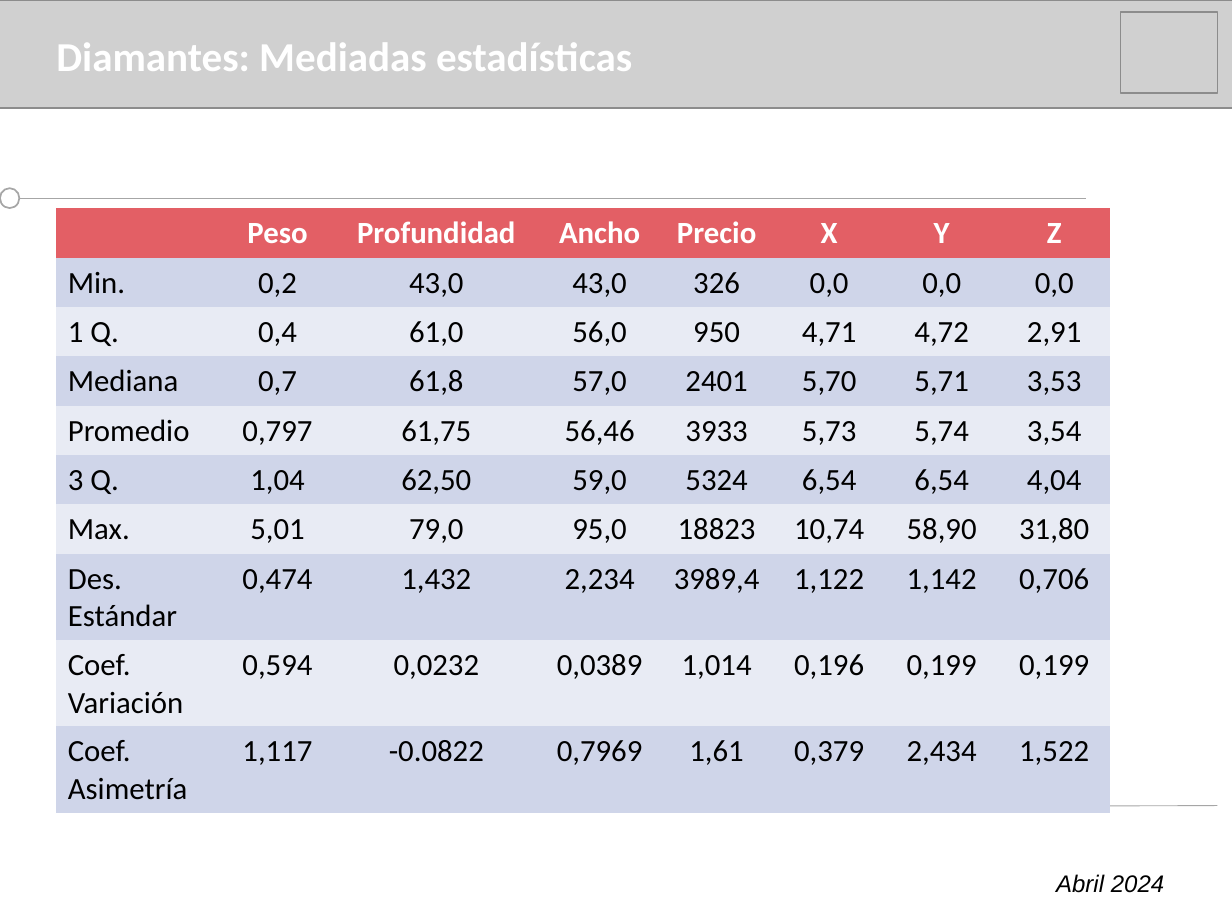
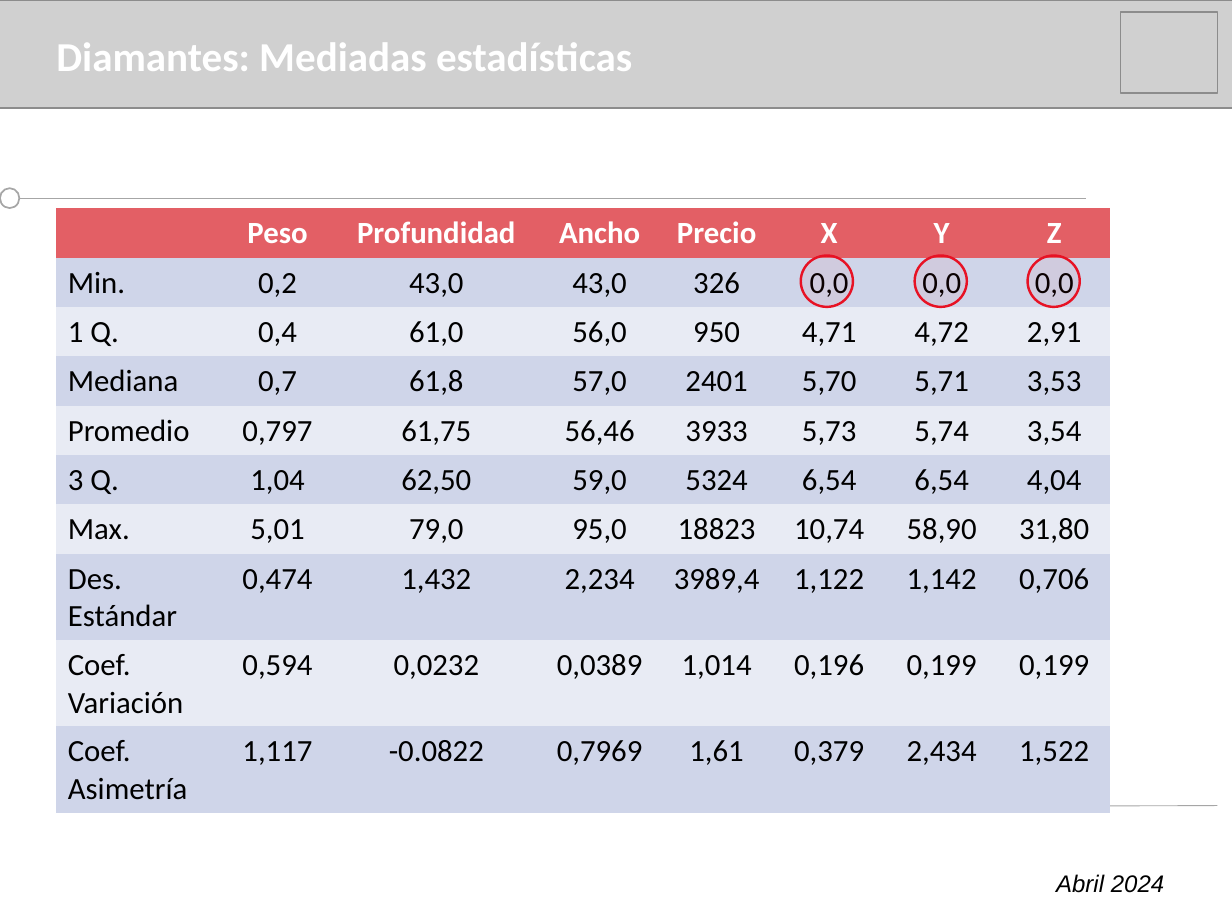
Before and after one commit to IgnGGA/grupo9, a slide deck: slide 6 of presentacionMineriaDeDatos.pptx. Drawn at 1232x924 pixels with LibreOffice and Linux fonts; fonts in the diff are those of the drawing; grey boxes stand for pictures. Boxes give left, top, right and bottom in pixels: in the first picture for what was removed or moved away, otherwise in the second. Text is boxed around its words. In the diff, an @@ line names an element or a change of style, - is before the commit and + after.

```diff
--- a/presentacionMineriaDeDatos.pptx
+++ b/presentacionMineriaDeDatos.pptx
@@ ellipse added at box(801, 255, 853, 307), fill #E71224 at 5% opacity, outline #E71224 1.42 pt @@
@@ ellipse added at box(914, 255, 966, 307), fill #E71224 at 5% opacity, outline #E71224 1.42 pt @@
@@ ellipse added at box(1027, 255, 1079, 307), fill #E71224 at 5% opacity, outline #E71224 1.42 pt @@
```
Also in this commit, not shown: 3 other slides changed, 4 slides added, 31 other files.
